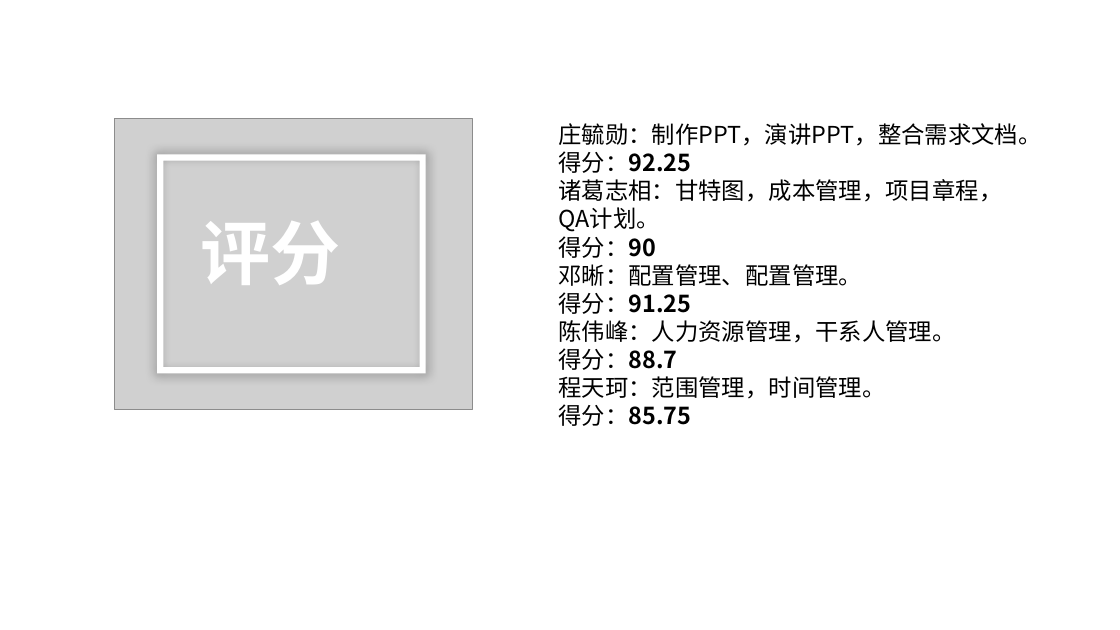
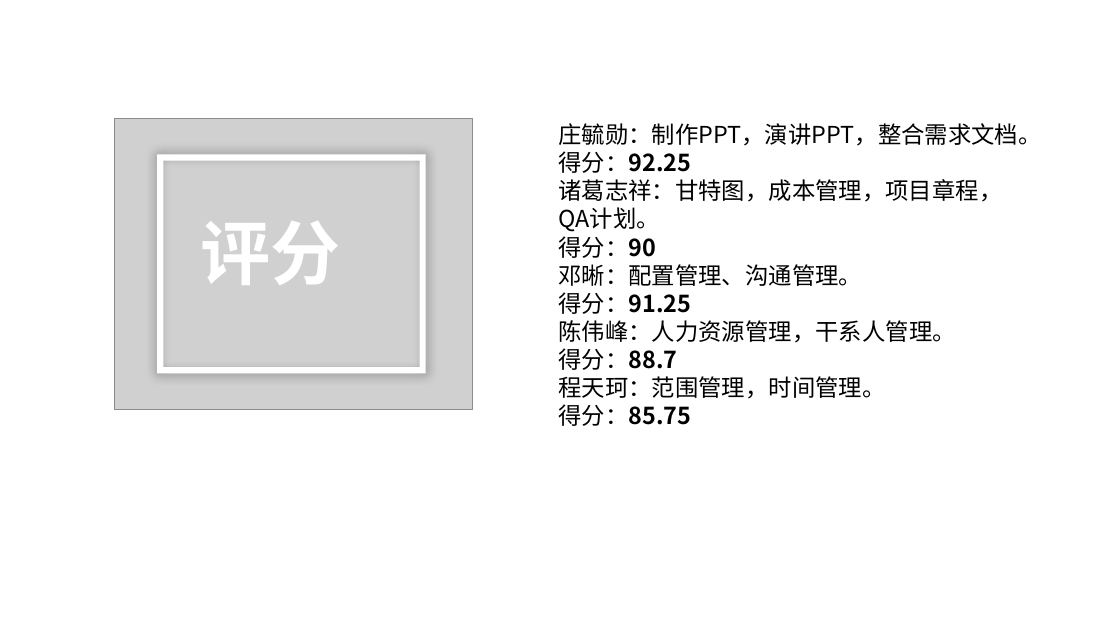
Before and after one commit to SarielX98/PRD2018G14, a slide deck: slide 47 of 受控文档/PPT/PRD2018-G14-软件需求工程审核PPT.pptx (slide 57 before the commit). Drawn at 1120x630 pixels with LibreOffice and Linux fonts; fonts in the diff are those of the drawing; grey boxes stand for pictures; background and template pictures are left out. Boxes give left, top, right and bottom in pixels: in the first picture for what was removed or moved away, otherwise in the second. Text is boxed around its words. In the diff, an @@ line names an element or a change of style, - is before the commit and + after.

```diff
--- a/受控文档/PPT/PRD2018-G14-软件需求工程审核PPT.pptx
+++ b/受控文档/PPT/PRD2018-G14-软件需求工程审核PPT.pptx
@@ text at [558, 179, 1002, 232]: text changed @@
-诸葛志相：甘特图，成本管理，项目章程，QA计划。
+诸葛志祥：甘特图，成本管理，项目章程，QA计划。
@@ text at [558, 264, 862, 286]: text changed @@
-邓晰：配置管理、配置管理。
+邓晰：配置管理、沟通管理。
```
Also in this commit, not shown: 20 other slides changed, 12 slides added, 22 slides removed.
